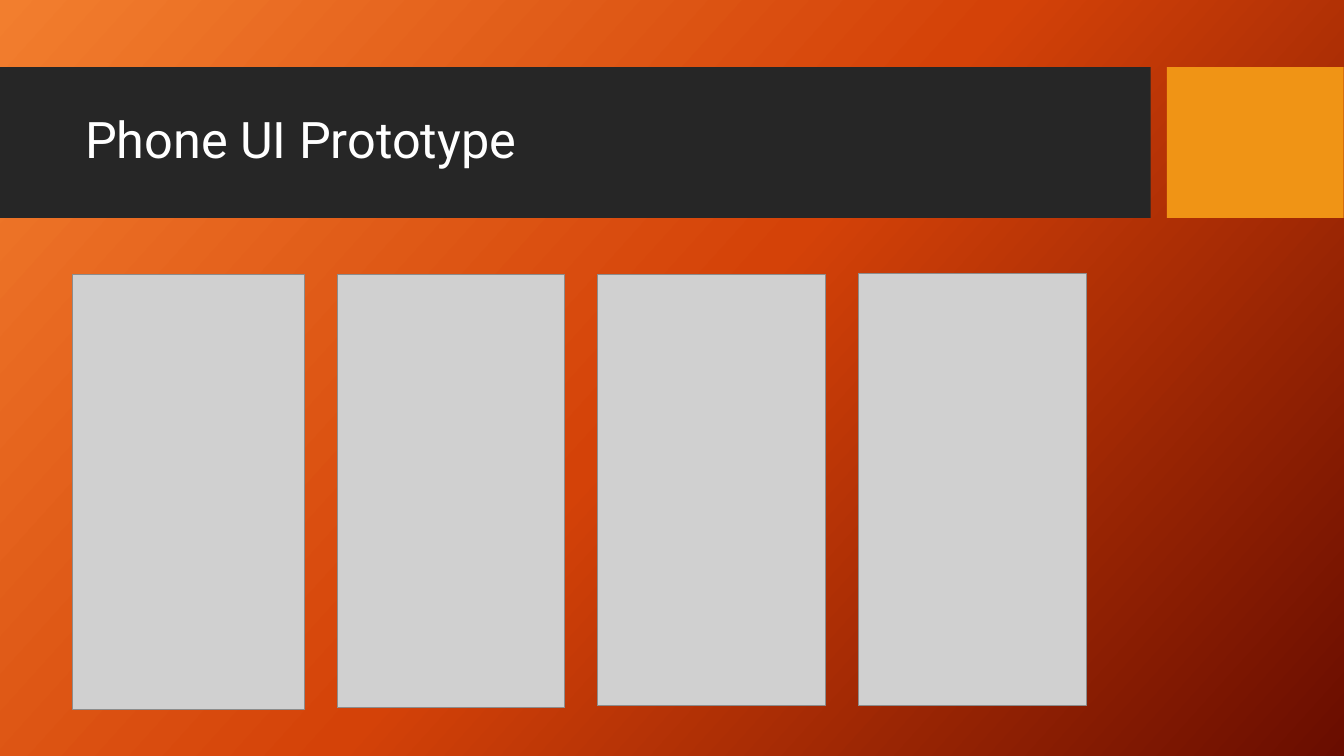
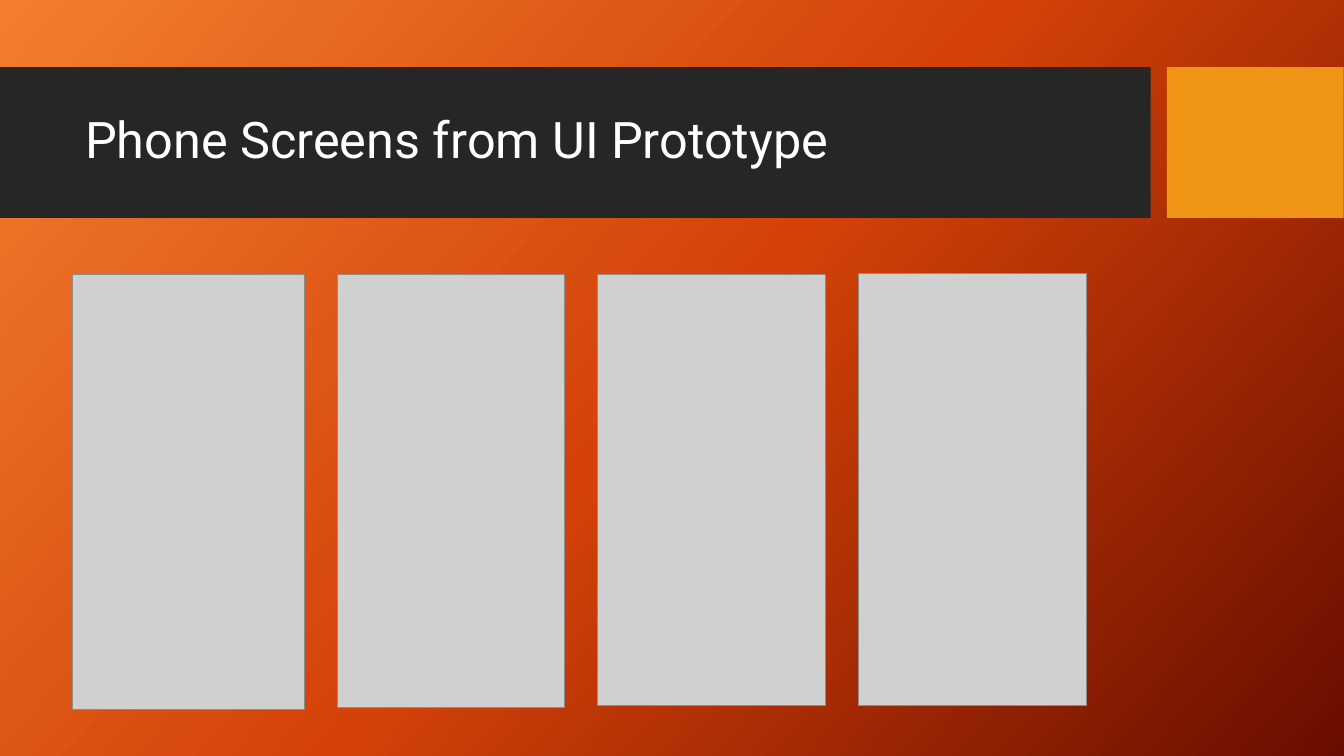
Before and after one commit to rmurray1/veniapp, a slide deck: slide 12 of FINAL DELIVERABLES/Veni System Report Apr 22.pptx (slide 5 before the commit). Drawn at 1344x756 pixels with LibreOffice and Linux fonts; fonts in the diff are those of the drawing; grey boxes stand for pictures; background and template pictures are left out. Boxes give left, top, right and bottom in pixels: in the first picture for what was removed or moved away, otherwise in the second. Text is boxed around its words. In the diff, an @@ line names an element or a change of style, - is before the commit and + after.

```diff
--- a/FINAL DELIVERABLES/Veni System Report Apr 22.pptx
+++ b/FINAL DELIVERABLES/Veni System Report Apr 22.pptx
@@ title at bbox=[85, 119, 828, 169]: text changed @@
-Phone UI Prototype
+Phone Screens from UI Prototype
```
Also in this commit, not shown: 6 slides added.
